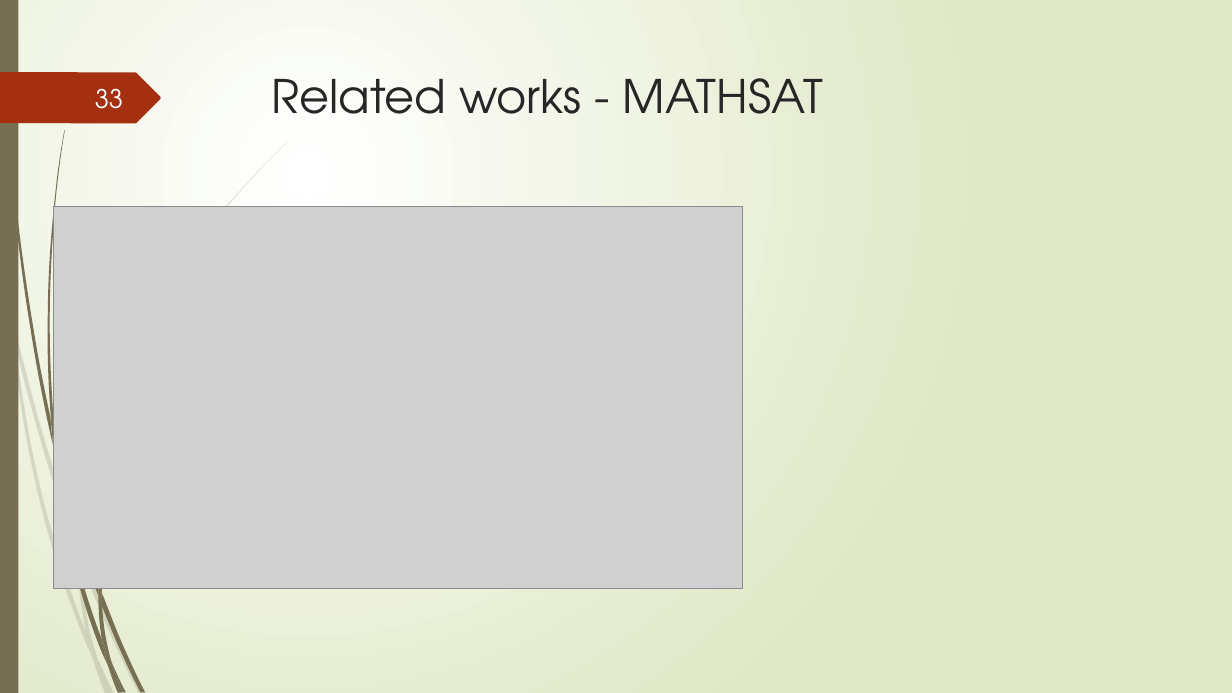
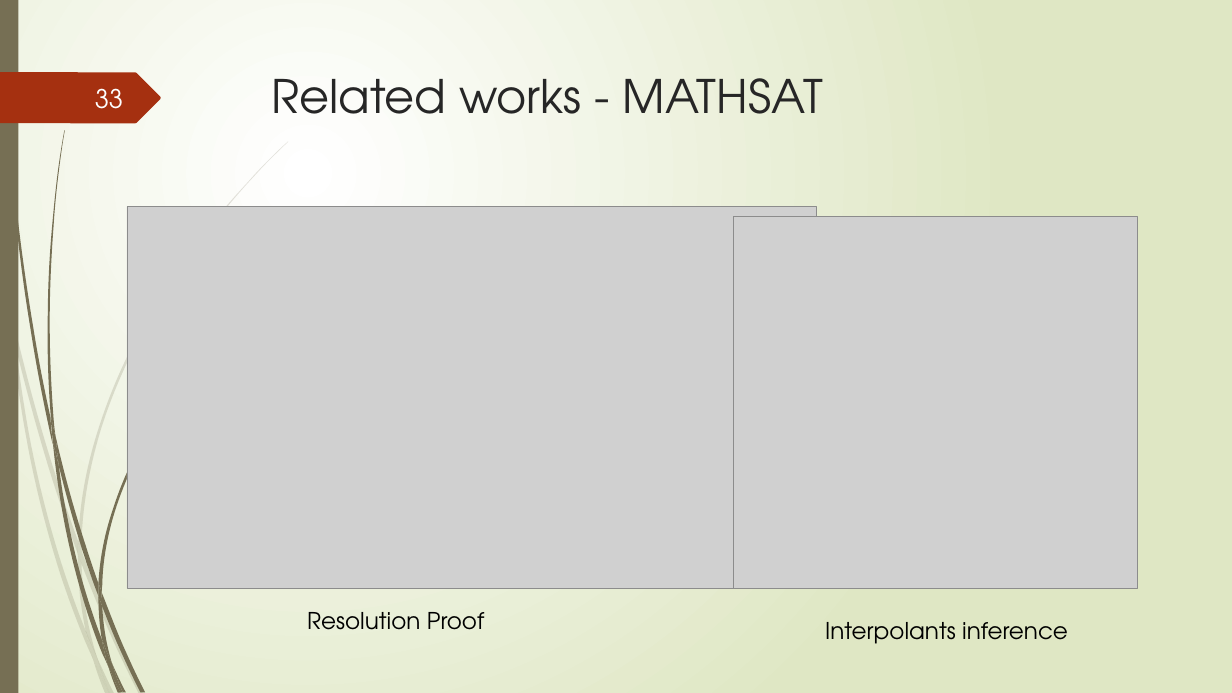
Before and after one commit to tungvx/raSAT, a slide deck: slide 33 of report/midterm.pptx. Drawn at 1232x693 pixels with LibreOffice and Linux fonts; fonts in the diff are those of the drawing; grey boxes stand for pictures. Boxes give left, top, right and bottom in pixels: in the first picture for what was removed or moved away, otherwise in the second. Text is boxed around its words. In the diff, an @@ line names an element or a change of style, - is before the commit and + after.

```diff
--- a/report/midterm.pptx
+++ b/report/midterm.pptx
@@ picture moved from (x1=54, y1=207, x2=743, y2=589) to (x1=127, y1=207, x2=816, y2=589) @@
@@ picture added at (x1=734, y1=216, x2=1138, y2=589) @@
@@ freeform shape added at (x1=78, y1=542, x2=81, y2=564), fill #766F54 at 20% opacity @@
@@ text added at (x1=307, y1=612, x2=484, y2=630), 18 pt, text #000000 @@
+Resolution Proof
@@ text added at (x1=825, y1=622, x2=1068, y2=644), 18 pt, text #000000 @@
+Interpolants inference
```
Also in this commit, not shown: 1 other slide changed, 2 other files.
